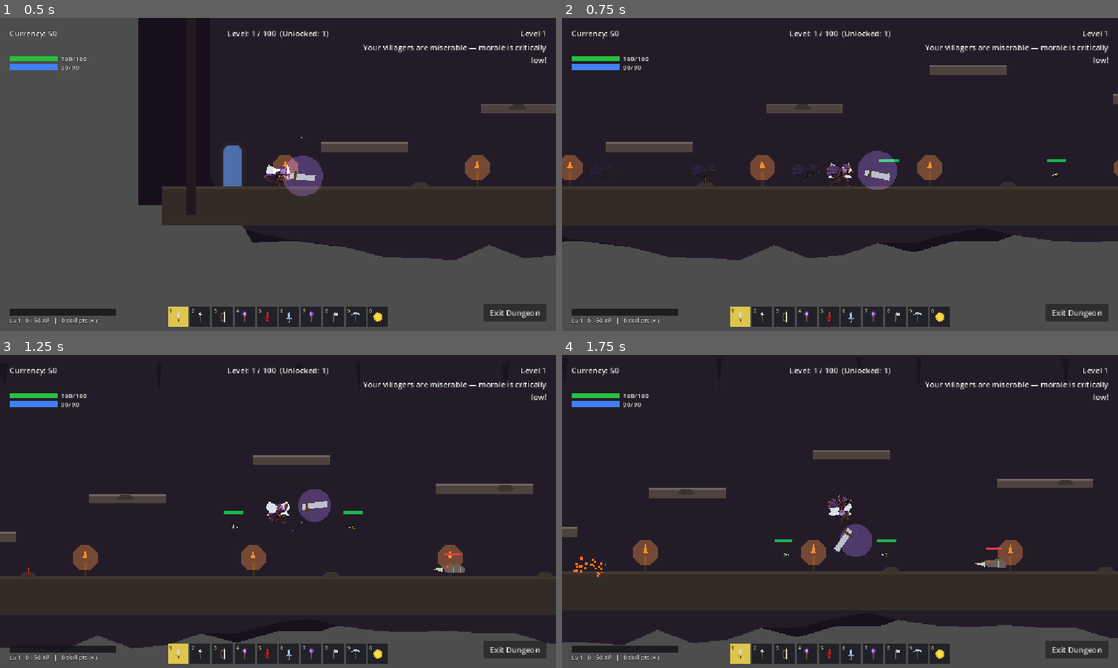
Above: before the commit, frames 1-4 (two rows, left to right).
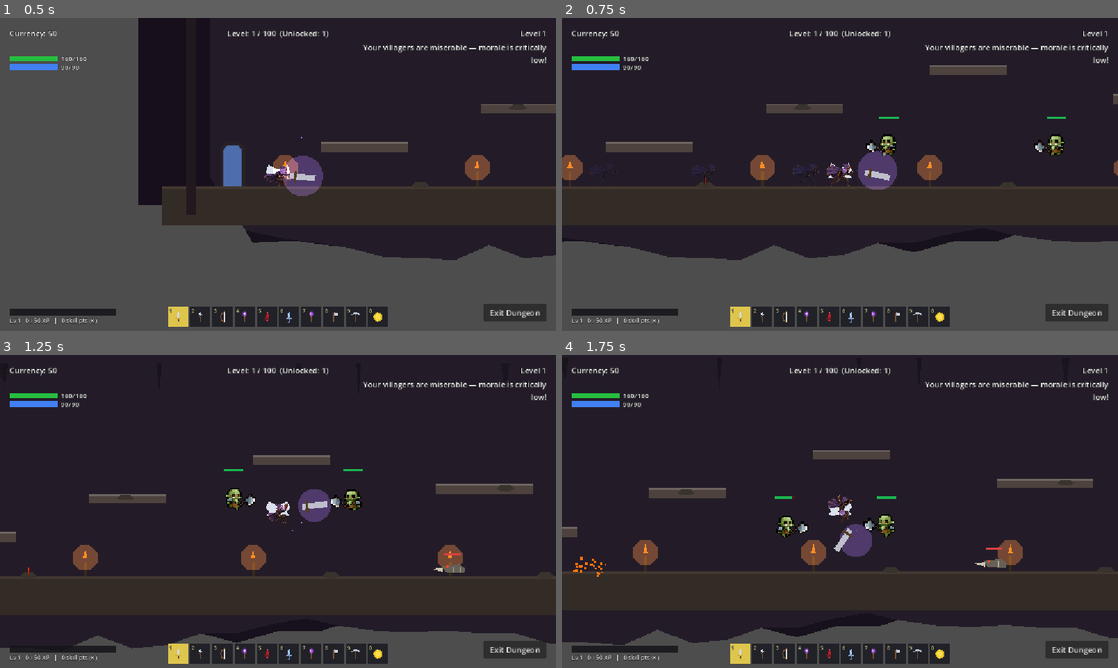
Above: after the commit, the same moments.

Repository: Bachana401/deepwood
Game: Godot game, scene res://dungeon_interior.tscn
Same seed, same stepped clock (60 frames per second), same inputs: the game is played once before the commit and once after it. This scene is started directly instead of the project's main scene. Sound files missing from this copy of the repository are replaced by a short silence.
Inputs (mouse positions are in pixels of both pictures, inside the frame that each line leads up to):
- Up to frame 1 (0.5 s): no input
- Up to frame 2 (0.75 s): move the mouse to (962, 158) at 0.52 s; hold D (move_right) from 0.53 s (still down); tap T (admin_dash) at 0.6 s; click (962, 158) at 0.67 s
- Up to frame 3 (1.25 s): keep holding D (move_right); tap Space (jump) at 0.77, 1.07 s
- Up to frame 4 (1.75 s): release D (move_right) at 1.25 s; drag from (728, 527) to (890, 564) at 1.27 s

Frame 1 is identical in both runs. In frame 2, 0.6% of the frame differs, in the area x 54-91%, y 31-51%; in frame 3, 0.6%; in frame 4, 0.6%, in the area x 38-61%, y 45-65%.

Commit message:
Pause corruption (kill-switch) + x5 sprite sizes
- CORRUPTION_ENABLED=false (temp, developer call): despair/hunger drain now
  floors villager HP at 1 -- sick and grey but alive; nobody dies or turns
  demonic until the flag is flipped back. Recovery/regen unchanged.
- All sprite skins x5: dungeon enemies 0.6 -> 3.0, siege units (soldiers/
  demons) 0.62 -> 3.1. Re-grounded the dungeon-sprite feet offset for the new
  scale and lifted health bars above the (much taller) sprites instead of
  inside their chests.

Headless-verified: 3 weeks of simulated starvation kills nobody and spawns no
demons, HP floors at 1 and regens on recovery, scales/bar positions applied.

Co-Authored-By: Claude Opus 4.8 <noreply@anthropic.com>

Diff:
--- a/enemy.gd
+++ b/enemy.gd
@@ -104,8 +104,8 @@
 # Optional downloaded-spritesheet skin (CraftPix Tiny RPG packs, see
 # art/enemies/). When an archetype sets "sprite", the plain procedural body is
 # hidden and this AnimatedSprite2D drives idle/walk/attack/hurt/death instead.
-const SPRITE_SCALE := 0.6          # 100px art -> ~60px (tweak if enemies read too big/small)
-const SPRITE_Y_OFFSET := -4.0      # nudge so the character's feet sit on the floor
+const SPRITE_SCALE := 3.0          # x5 from the first pass (0.6) -- developer sizing call
+const SPRITE_Y_OFFSET := -20.0     # lifts the in-frame character so feet meet the floor at this scale
 var sprite_skin := ""
 var use_sprite := false
 var enemy_sprite: AnimatedSprite2D = null
@@ -263,6 +263,10 @@
 	spr.play("idle")
 	add_child(spr)
 	enemy_sprite = spr
+	# lift the health bar above the (much taller) sprite instead of inside it
+	var bar_y = -(50.0 * SPRITE_SCALE * 0.75) - 12.0
+	$HealthBarBG.position.y = bar_y
+	$HealthBarFill.position.y = bar_y
 
 # Pick idle/walk/attack from state each frame, and face the player. (Death and
 # hurt are driven from die()/flash_hit().)
--- a/game_state.gd
+++ b/game_state.gd
@@ -1011,6 +1011,11 @@
 # turning heaps extra dread on the whole village (the domino), so a broadly
 # miserable town chains into a powder keg. The player can still save a rotting
 # villager by fixing food/morale before the drain finishes (redemption).
+# TEMP KILL-SWITCH (2026-07-13, developer request): while false, misery can't
+# finish a villager off -- their HP floors at 1 (sick, grey, but alive) and
+# NOBODY dies or turns demonic from despair/hunger. Flip back to true to
+# reactivate the corruption transformation.
+const CORRUPTION_ENABLED := false
 const SIEGE_ENEMY_SCENE := preload("res://siege_enemy.tscn")
 const DEMON_BASE_HP := 40.0
 const DEMON_BASE_DMG := 9.0
@@ -1079,7 +1084,11 @@
 		if starving:
 			hp -= hours_passed * drain_rate * _despair_rate(id)
 			if hp <= 0.0:
-				dead.append(id)
+				if CORRUPTION_ENABLED:
+					dead.append(id)
+				else:
+					# corruption disabled: misery sickens but can't finish them
+					villager_hp[id] = 1.0
 			else:
 				villager_hp[id] = hp
 		elif hp < VILLAGER_MAX_HP:
--- a/siege_enemy.gd
+++ b/siege_enemy.gd
@@ -245,10 +245,11 @@
 	queue_free()
 
 # --- Sprite skin (shared with dungeon enemies via EnemySkins) ---
-const SKIN_SCALE := 0.62
+const SKIN_SCALE := 3.1    # x5 from the first pass (0.62) -- developer sizing call
 # This body's ORIGIN IS AT THE FEET (collision spans -40..0), while the 100px
 # frames are drawn centered -- so the character in the frame (feet ~25px below
-# the frame centre) must be lifted by that much or it renders half-sunk.
+# the frame centre) must be lifted by that much or it renders half-sunk. (This
+# offset is in pre-scale frame pixels, so it holds at any SKIN_SCALE.)
 const SKIN_Y_OFFSET := -25.0
 
 func build_skin_visual() -> void:
@@ -317,17 +318,22 @@
 		body.add_child(eye)
 
 func build_health_bar() -> void:
+	# skinned units are much taller than the procedural body: put the bar above
+	# the sprite's head instead of inside its chest
+	var bar_y := -54.0
+	if skin != "":
+		bar_y = -(25.0 + 50.0 * 0.75) * SKIN_SCALE - 12.0
 	health_bar_bg = ColorRect.new()
 	health_bar_bg.color = Color(0.2, 0.05, 0.05, 0.9)
 	health_bar_bg.size = Vector2(34, 5)
-	health_bar_bg.position = Vector2(-17, -54)
+	health_bar_bg.position = Vector2(-17, bar_y)
 	health_bar_bg.z_index = 20
 	add_child(health_bar_bg)
 	health_bar_fill = ColorRect.new()
 	# friendly units read green at a glance; hostiles red
 	health_bar_fill.color = Color(0.25, 0.8, 0.3, 1.0) if faction == "village" else Color(0.85, 0.2, 0.2, 1.0)
 	health_bar_fill.size = Vector2(34, 5)
-	health_bar_fill.position = Vector2(-17, -54)
+	health_bar_fill.position = Vector2(-17, bar_y)
 	health_bar_fill.z_index = 21
 	add_child(health_bar_fill)
 
Not shown, changed: VILLAGE_SYSTEMS.md
